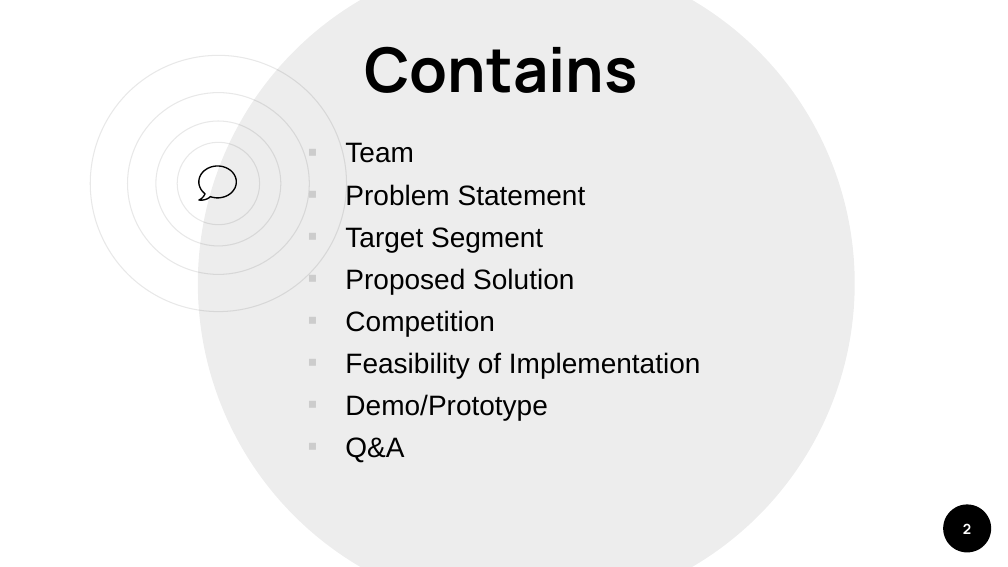
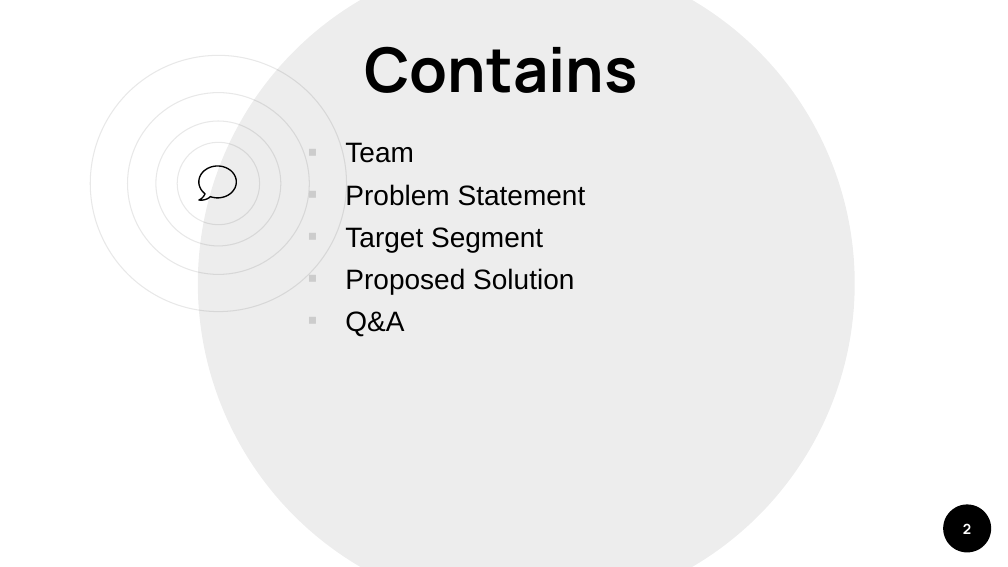
Before and after one commit to technomelange/robotron, a slide deck: slide 2 of Centuri.pptx. Drawn at 1008x567 pixels with LibreOffice and Linux fonts; fonts in the diff are those of the drawing. Boxes give left, top, right and bottom in pixels: in the first picture for what was removed or moved away, otherwise in the second. Text is boxed around its words. In the diff, an @@ line names an element or a change of style, - is before the commit and + after.

```diff
--- a/Centuri.pptx
+++ b/Centuri.pptx
@@ subtitle at box(345, 310, 701, 420): paragraphs removed @@
-▪ Competition
-▪ Feasibility of Implementation
-▪ Demo/Prototype
```
Also in this commit, not shown: 2 other slides changed.
